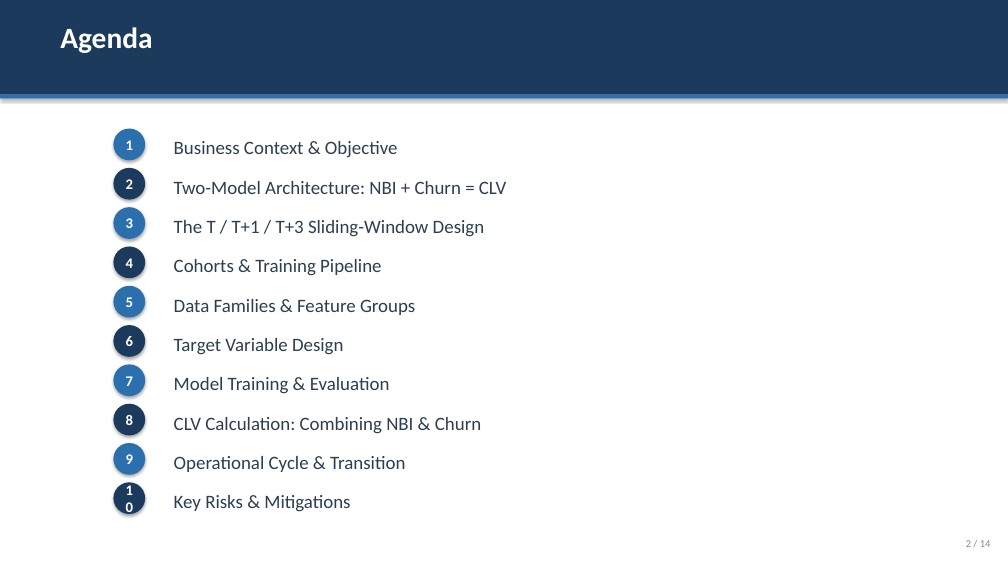
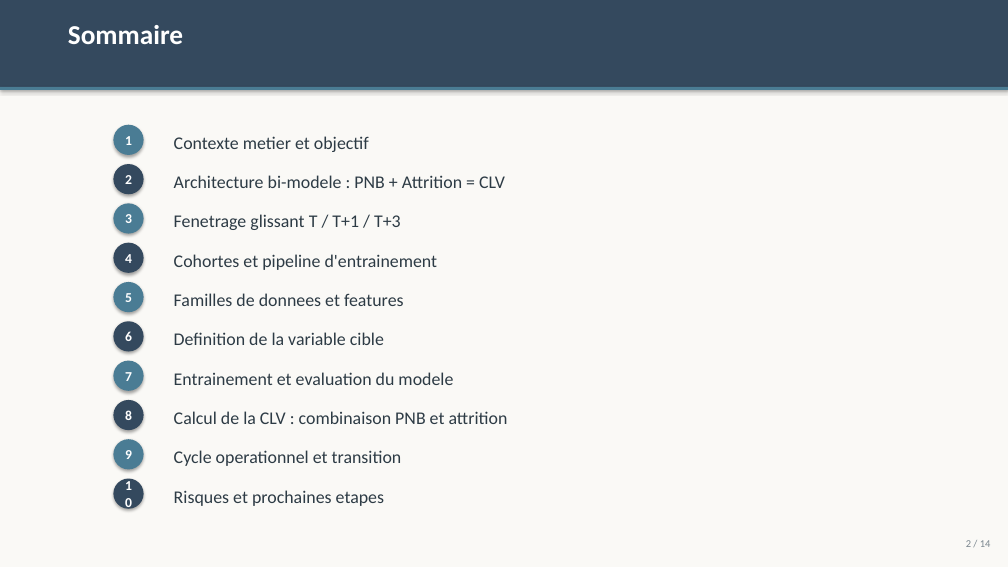
Before and after one commit to Rayen2Z/Claude-my-friend, a slide deck: slide 2 of Acquisition_model/CLV_Acquisition_Model_Presentation.pptx. Drawn at 1008x567 pixels with LibreOffice and Linux fonts; fonts in the diff are those of the drawing. Boxes give left, top, right and bottom in pixels: in the first picture for what was removed or moved away, otherwise in the second. Text is boxed around its words. In the diff, an @@ line names an element or a change of style, - is before the commit and + after.

```diff
--- a/Acquisition_model/CLV_Acquisition_Model_Presentation.pptx
+++ b/Acquisition_model/CLV_Acquisition_Model_Presentation.pptx
@@ background #FFFFFF to #FAF9F6 @@
@@ rectangle: place and size @@
-rectangle at bbox=[0, 0, 1008, 95]
+rectangle at bbox=[0, 0, 1008, 87]
@@ rectangle at bbox=[0, 0, 1008, 87]: fill #1B3A5C to #34495E @@
@@ text at bbox=[68, 25, 183, 44]: text changed; size 28 to 26 pt @@
-Agenda
+Sommaire
@@ rectangle: place and size @@
-rectangle at bbox=[0, 95, 1008, 98]
+rectangle at bbox=[0, 87, 1008, 90]
@@ rectangle at bbox=[0, 87, 1008, 90]: fill #2C6FAD to #4A7C94 @@
@@ text at bbox=[174, 136, 369, 152]: text changed; size 18 to 17 pt; text colour #2C3E50 to #2D3B45 @@
-Business Context & Objective
+Contexte metier et objectif
@@ text at bbox=[174, 175, 505, 188]: text changed; size 18 to 17 pt; text colour #2C3E50 to #2D3B45 @@
-Two-Model Architecture: NBI + Churn = CLV
+Architecture bi-modele : PNB + Attrition = CLV
@@ text at bbox=[174, 214, 401, 230]: text changed; size 18 to 17 pt; text colour #2C3E50 to #2D3B45 @@
-The T / T+1 / T+3 Sliding-Window Design
+Fenetrage glissant T / T+1 / T+3
@@ size 14 to 13 pt; fill #1B3A5C to #34495E in 5 elements at bbox=[113, 321, 144, 352], bbox=[113, 400, 144, 430], bbox=[113, 479, 144, 509], bbox=[113, 164, 144, 194], bbox=[113, 243, 144, 273] @@
@@ text at bbox=[174, 254, 438, 270]: text changed; size 18 to 17 pt; text colour #2C3E50 to #2D3B45 @@
-Cohorts & Training Pipeline
+Cohortes et pipeline d'entrainement
@@ 10 ellipses: place and size @@
-10 ellipses at bbox=[113, 129, 145, 514]
+10 ellipses at bbox=[113, 125, 144, 509]
@@ size 14 to 13 pt; fill #2C6FAD to #4A7C94 in 5 elements at bbox=[113, 361, 144, 391], bbox=[113, 439, 144, 470], bbox=[113, 125, 144, 155], bbox=[113, 203, 144, 234], bbox=[113, 282, 144, 312] @@
@@ text at bbox=[174, 293, 404, 306]: text changed; size 18 to 17 pt; text colour #2C3E50 to #2D3B45 @@
-Data Families & Feature Groups
+Familles de donnees et features
@@ text at bbox=[174, 332, 384, 345]: text changed; size 18 to 17 pt; text colour #2C3E50 to #2D3B45 @@
-Target Variable Design
+Definition de la variable cible
@@ text at bbox=[174, 372, 453, 385]: text changed; size 18 to 17 pt; text colour #2C3E50 to #2D3B45 @@
-Model Training & Evaluation
+Entrainement et evaluation du modele
@@ text at bbox=[174, 411, 508, 424]: text changed; size 18 to 17 pt; text colour #2C3E50 to #2D3B45 @@
-CLV Calculation: Combining NBI & Churn
+Calcul de la CLV : combinaison PNB et attrition
@@ text at bbox=[174, 450, 402, 466]: text changed; size 18 to 17 pt; text colour #2C3E50 to #2D3B45 @@
-Operational Cycle & Transition
+Cycle operationnel et transition
@@ text at bbox=[174, 490, 384, 506]: text changed; size 18 to 17 pt; text colour #2C3E50 to #2D3B45 @@
-Key Risks & Mitigations
+Risques et prochaines etapes
```
Also in this commit, not shown: 9 other slides changed, 4 slides added, 4 slides removed, 2 other files.
